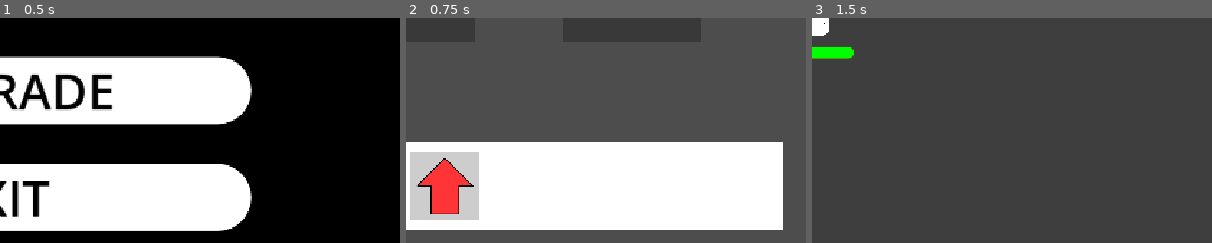
Above: before the commit, frames 1-3 (left to right).
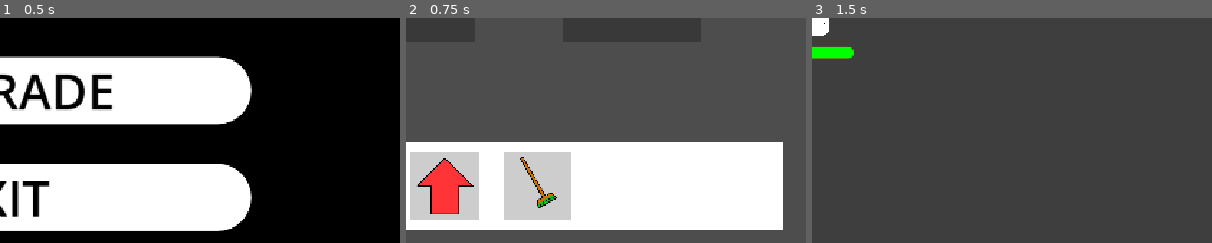
Above: after the commit, the same moments.

Repository: YamatoRyukyu/Unordered
Game: Godot game, scene res://Scenes/GameSequence/title.tscn
Same seed, same stepped clock (60 frames per second), same inputs: the game is played once before the commit and once after it.
Inputs:
- Up to frame 1 (0.5 s): no input
- Up to frame 2 (0.75 s): click "START" at 0.5 s
- Up to frame 3 (1.5 s): click "START" at 1.25 s
The pictures show only the part of the screen within x 50-100%, y 50-100%; the shares and areas given below are measured in that part.

Frame 1 is identical in both runs. In frame 2, 5.1% of the frame differs, in the area x 24-42%, y 59-90%; in frame 3, nothing differs.

Commit message:
[action]knockback broom

Diff:
--- a/Datas/SaveData.gd
+++ b/Datas/SaveData.gd
@@ -24,6 +24,10 @@
 	{
 		"path": "res://Scenes/ActionDatas/Buff/buff.tres",
 		"is_unlocked": true
+	},
+	{
+		"path": "res://Scenes/ActionDatas/Broom/broom.tres",
+		"is_unlocked": true
 	}
 ]
 
--- /dev/null
+++ b/Scenes/ActionDatas/Broom/broom.gd
@@ -0,0 +1,17 @@
+extends "res://Scripts/action.gd"
+
+var broom_body :AnimatableBody2D
+var traveled_distance:float =0.0
+
+func _ready() -> void:
+	super._ready()
+	broom_body =%BroomBody
+
+func _physics_process(delta: float) -> void:
+	var movement:Vector2 =Vector2(attack_speed, 0) *delta
+	var rotated_movement:Vector2 =movement.rotated(global_rotation)
+	broom_body.move_and_collide(rotated_movement)
+
+	traveled_distance += attack_speed *delta
+	if traveled_distance >= base_attack_distance:
+		queue_free()
--- /dev/null
+++ b/Scenes/ActionDatas/Broom/broom.tres
@@ -0,0 +1,13 @@
+[gd_resource type="Resource" script_class="ActionData" load_steps=4 format=3 uid="uid://c3nsxpicuw1dx"]
+
+[ext_resource type="PackedScene" uid="uid://dc7t505t6qfjl" path="res://Scenes/ActionDatas/Broom/broom.tscn" id="1_f2ktd"]
+[ext_resource type="Script" uid="uid://cqwhybigt83k6" path="res://Datas/Action_Data.gd" id="1_vnscc"]
+[ext_resource type="Texture2D" uid="uid://lbvfd7xwa4mw" path="res://Pictures/ホウキ_60.png" id="2_7dvhf"]
+
+[resource]
+script = ExtResource("1_vnscc")
+icon = ExtResource("2_7dvhf")
+name = "broom"
+action_scene = ExtResource("1_f2ktd")
+is_unlocked = true
+metadata/_custom_type_script = "uid://cqwhybigt83k6"
--- /dev/null
+++ b/Scenes/ActionDatas/Broom/broom.tscn
@@ -0,0 +1,34 @@
+[gd_scene load_steps=5 format=3 uid="uid://dc7t505t6qfjl"]
+
+[ext_resource type="PackedScene" uid="uid://dghc1ei1q2aew" path="res://Scenes/ActionDatas/ActionBase.tscn" id="1_5oyq0"]
+[ext_resource type="Script" uid="uid://r8ppq3cqx4ff" path="res://Scenes/ActionDatas/Broom/broom.gd" id="2_nlal2"]
+[ext_resource type="Texture2D" uid="uid://dlol1cnq80lkc" path="res://Pictures/ホウキ.png" id="2_xbqbi"]
+
+[sub_resource type="RectangleShape2D" id="RectangleShape2D_nlal2"]
+size = Vector2(398, 135)
+
+[node name="Area2D" instance=ExtResource("1_5oyq0")]
+collision_layer = 0
+collision_mask = 0
+script = ExtResource("2_nlal2")
+base_attack_damage = 0.0
+base_attack_distance = 600.0
+attack_speed = 500.0
+knockback_force = 5000.0
+
+[node name="Sprite2D" parent="CollisionShape2D" index="0"]
+scale = Vector2(1.0100001, 1)
+
+[node name="BroomBody" type="AnimatableBody2D" parent="." index="1"]
+unique_name_in_owner = true
+rotation = 1.0471976
+collision_layer = 8
+collision_mask = 0
+
+[node name="CollisionShape2D" type="CollisionShape2D" parent="BroomBody" index="0"]
+position = Vector2(0, 57.5)
+shape = SubResource("RectangleShape2D_nlal2")
+
+[node name="Sprite2D" type="Sprite2D" parent="BroomBody/CollisionShape2D" index="0"]
+position = Vector2(47, -47.5)
+texture = ExtResource("2_xbqbi")
--- a/Scenes/ActionDatas/Bullet/bullet.gd
+++ b/Scenes/ActionDatas/Bullet/bullet.gd
@@ -3,6 +3,7 @@
 var detect_collision: CollisionShape2D
 var detect_area: Area2D
 var bullet: CollisionShape2D
+var duration:int =1
 
 var traveled_distance:float =0.0
 
@@ -25,3 +26,8 @@
 
 	if traveled_distance >= base_attack_distance:
 		queue_free()
+
+func _on_touched_enemy():
+	duration -=1
+	if duration <=0:
+		queue_free()
--- a/Scenes/ActionDatas/Bullet/bullet.tscn
+++ b/Scenes/ActionDatas/Bullet/bullet.tscn
@@ -33,3 +33,5 @@
 [node name="DetectCollision" type="CollisionShape2D" parent="DetectArea" index="0"]
 unique_name_in_owner = true
 shape = SubResource("CircleShape2D_c5vmv")
+
+[connection signal="touched_enemy" from="." to="." method="_on_touched_enemy"]
--- a/Scenes/ActionDatas/Canon/canon.tscn
+++ b/Scenes/ActionDatas/Canon/canon.tscn
@@ -9,6 +9,8 @@
 collision_layer = 8
 collision_mask = 4
 script = ExtResource("2_oem2p")
+base_attack_damage = 1.0
+knockback_force = 1000.0
 
 [node name="Sprite2D" parent="CollisionShape2D" index="0"]
 texture = ExtResource("3_bjbto")
--- a/Scenes/ActionDatas/SwingSword/sword.tscn
+++ b/Scenes/ActionDatas/SwingSword/sword.tscn
@@ -12,7 +12,9 @@
 collision_layer = 8
 collision_mask = 4
 script = ExtResource("2_ayi66")
+base_attack_damage = 1.0
 attack_speed = 500.0
+knockback_force = 3000.0
 
 [node name="CollisionShape2D" parent="." index="0"]
 visible = false
--- a/Scenes/Mobs/mob.gd
+++ b/Scenes/Mobs/mob.gd
@@ -1,4 +1,7 @@
 extends CharacterBody2D
+
+var knockback_velocity: Vector2 =Vector2.ZERO
+@export var friction: float =0.1
 
 var player
 var exp_manager
@@ -17,6 +20,9 @@
 	var speed = 150.0
 	var direction = global_position.direction_to(player.global_position)
 	velocity = direction * speed
+	velocity += knockback_velocity
+
+	knockback_velocity =knockback_velocity.lerp(Vector2.ZERO, friction)
 	move_and_slide()
 
 	# if some input is existing
@@ -40,3 +46,6 @@
 
 func _on_damage_display_timer_timeout() -> void:
 	%DamageLabel.visible =false
+
+func apply_knockback(force_vector: Vector2):
+	knockback_velocity = force_vector
--- a/Scenes/Mobs/mob.tscn
+++ b/Scenes/Mobs/mob.tscn
@@ -14,6 +14,7 @@
 collision_layer = 4
 collision_mask = 15
 motion_mode = 1
+safe_margin = 1.0
 script = ExtResource("1_oe7hw")
 attack = 5.0
 
--- a/Scenes/Player/Player.tscn
+++ b/Scenes/Player/Player.tscn
@@ -23,6 +23,7 @@
 motion_mode = 1
 script = ExtResource("1_ft8w5")
 action_resources = Array[ExtResource("2_t26db")]([ExtResource("2_ude3g"), ExtResource("3_4wape"), ExtResource("4_t26db")])
+base_health = 99999.0
 
 [node name="CollisionShape2D" type="CollisionShape2D" parent="."]
 position = Vector2(-0.5, 0)
--- a/Scripts/action.gd
+++ b/Scripts/action.gd
@@ -1,19 +1,31 @@
 extends Area2D
+
+signal touched_enemy
 
 @export var base_attack_damage: float =10.0
 @export var base_buff_amount: float =1.0
 @export var base_attack_distance: float = 3000.0
 @export_range(0, 360, 1.0, "hide_slider") var base_attack_rotation: int =45
 @export var attack_speed: float =2500.0
+@export var knockback_force :float =0.0
 
 var player: Node2D
 
 func _ready() -> void:
 	player = get_tree().root.get_node("Game/Player")
 	connect("body_entered", _on_body_entered)
+	connect("touched_enemy", _on_touched_enemy)
 
 func _on_body_entered(body: Node2D) -> void:
 	if body.has_method("take_damage"):
 		var action_area = player.get_node("action_area")
 		if action_area.has_method("calc_damage"):
 			action_area.calc_damage(body, base_attack_damage)
+			touched_enemy.emit()
+
+	if body.has_method("apply_knockback"):
+		var direction =(body.global_position - global_position).normalized()
+		body.apply_knockback(direction *knockback_force)
+
+func _on_touched_enemy():
+	pass
Binary file added: Pictures/ホウキ.png
Not shown, added: Pictures/ホウキ.png.import
Binary file added: Pictures/ホウキ_60.png
Not shown, added: Pictures/ホウキ_60.png.import
Not shown, added: Scenes/ActionDatas/Broom/broom.gd.uid
